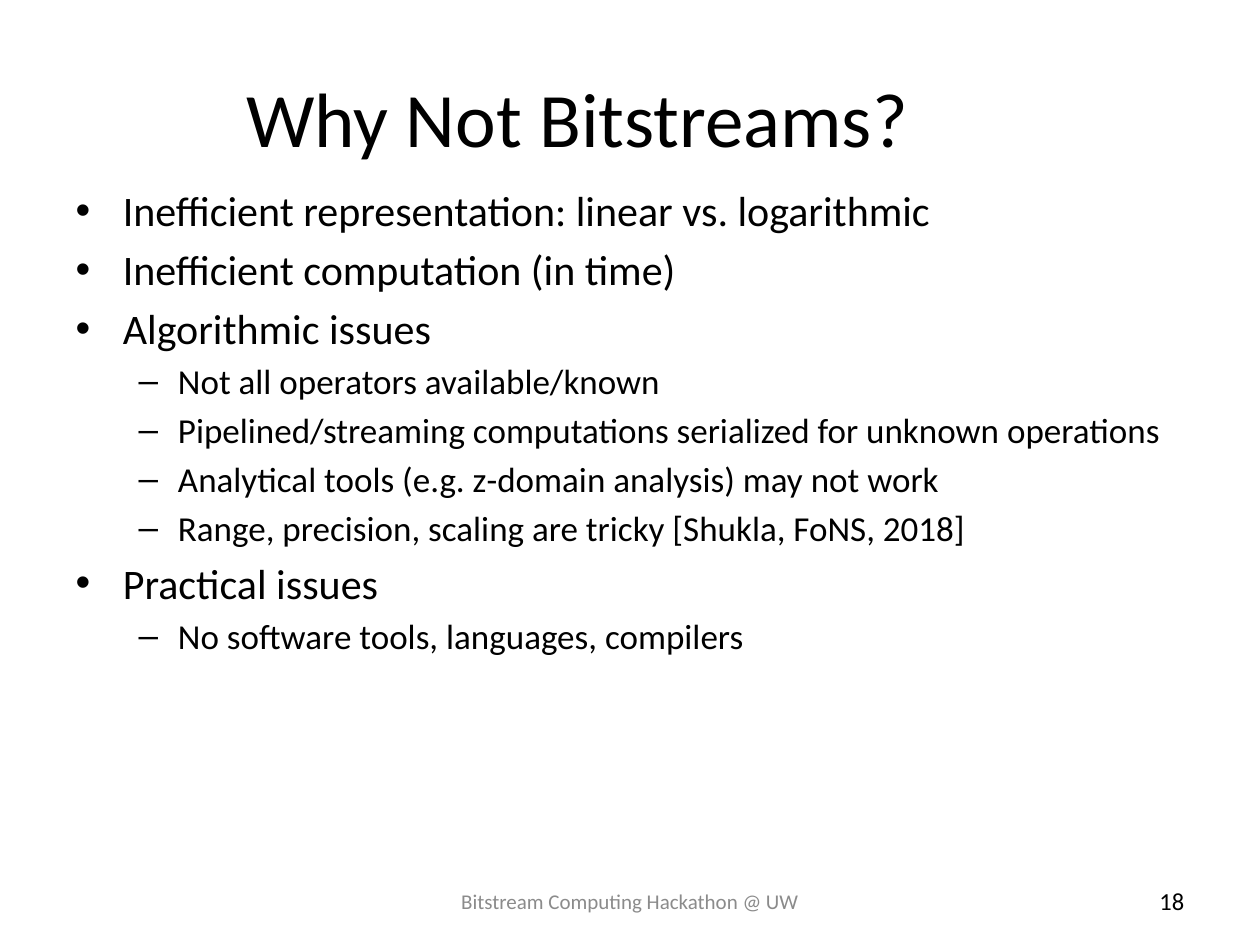
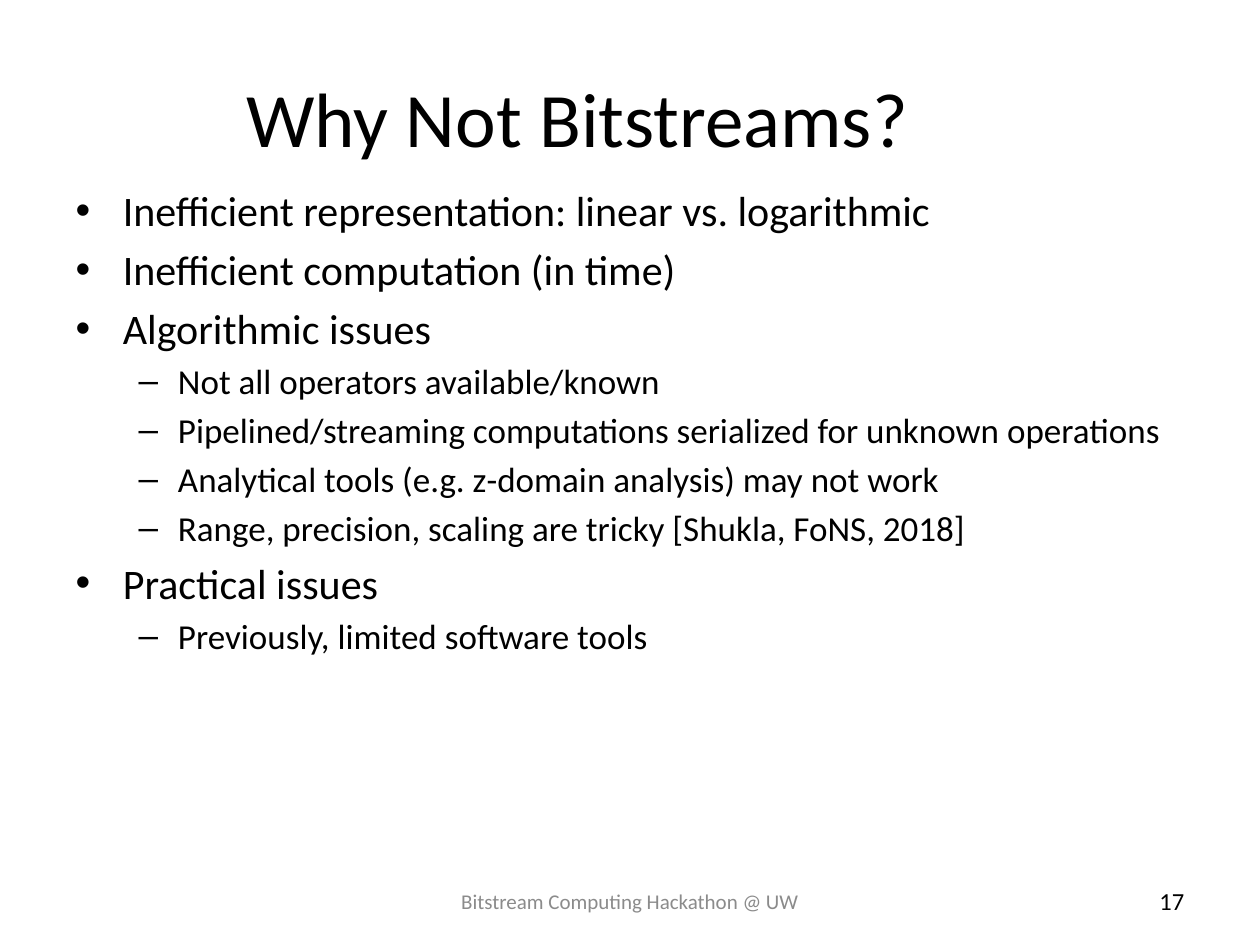
Before and after one commit to UW-PHARM/bitstream-hackathon, a slide deck: slide 17 of _assets/hackathon_introduction.pptx (slide 18 before the commit). Drawn at 1260x945 pixels with LibreOffice and Linux fonts; fonts in the diff are those of the drawing; background and template pictures are left out. Boxes give left, top, right and bottom in pixels: in the first picture for what was removed or moved away, otherwise in the second. Text is boxed around its words. In the diff, an @@ line names an element or a change of style, - is before the commit and + after.

```diff
--- a/_assets/hackathon_introduction.pptx
+++ b/_assets/hackathon_introduction.pptx
@@ text at [178,624,647,655]: text changed @@
-  – No software tools, languages, compilers
+  – Previously, limited software tools
@@ page number at [1159,894,1184,910]: text changed @@
-  18
+  17
```
Also in this commit, not shown: 7 other slides changed, 2 slides added, 1 slide removed.
